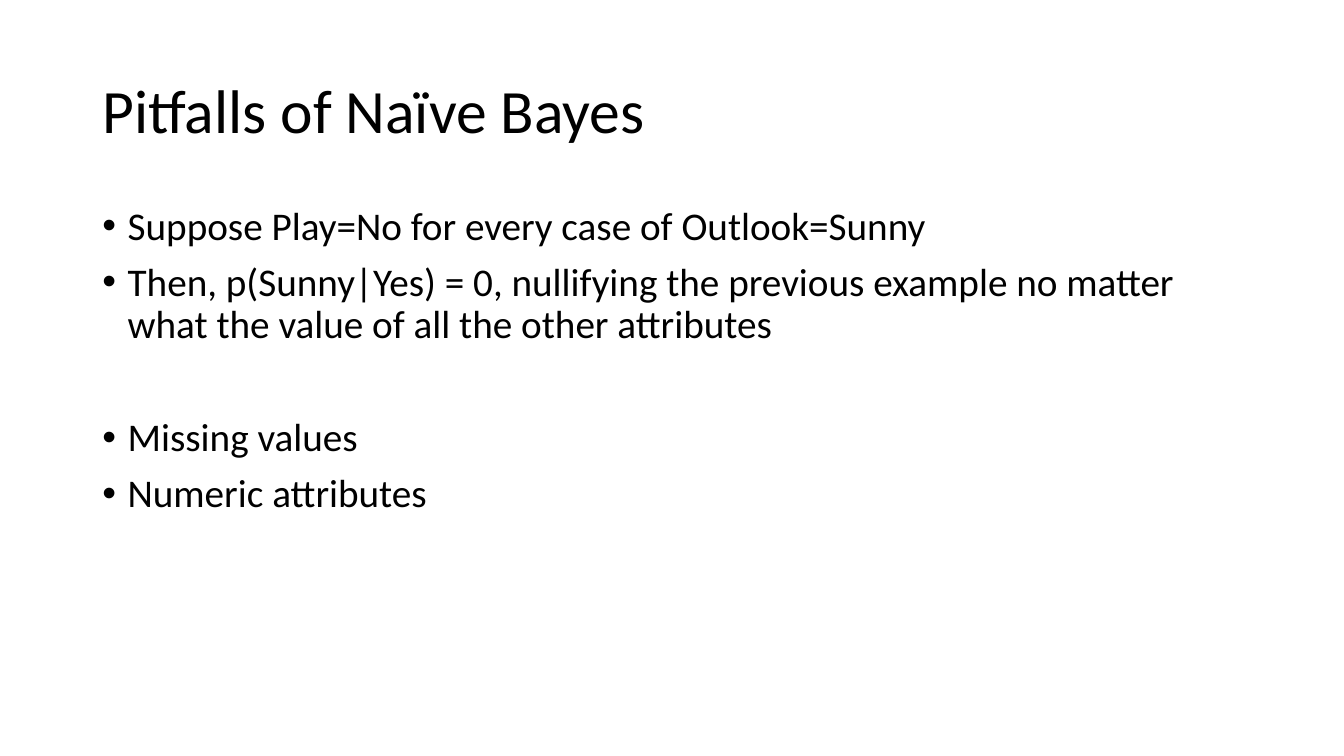
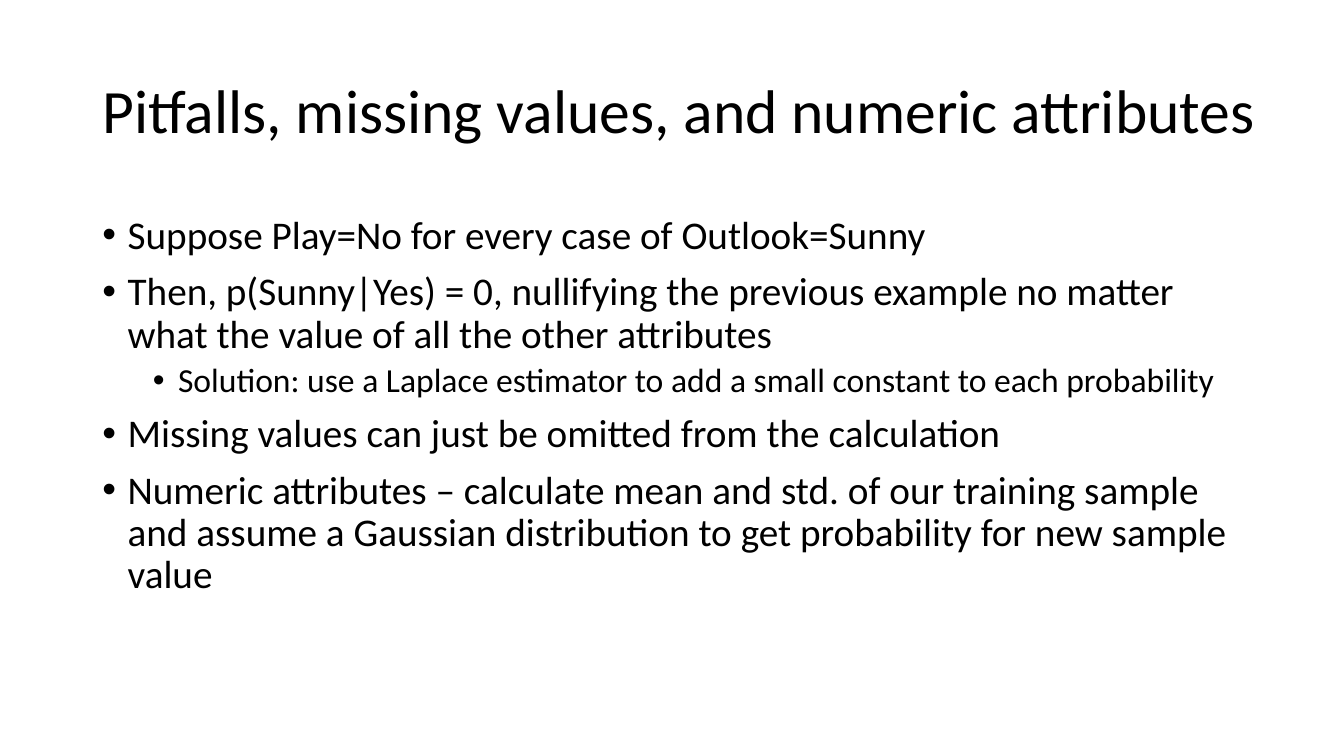
Before and after one commit to russellu/cs405, a slide deck: slide 22 of Lecture_04.pptx (slide 21 before the commit). Drawn at 1344x756 pixels with LibreOffice and Linux fonts; fonts in the diff are those of the drawing. Boxes give left, top, right and bottom in pixels: in the first picture for what was removed or moved away, otherwise in the second. Text is boxed around its words. In the diff, an @@ line names an element or a change of style, - is before the commit and + after.

```diff
--- a/Lecture_04.pptx
+++ b/Lecture_04.pptx
@@ title at (x1=102, y1=90, x2=1254, y2=144): text changed @@
-Pitfalls of Naïve Bayes
+Pitfalls, missing values, and numeric attributes
@@ text "Suppose Play=No for every case ..." moved from (x1=128, y1=212, x2=1173, y2=508) to (x1=128, y1=221, x2=1226, y2=589) @@
@@ text at (x1=128, y1=368, x2=1226, y2=589): text changed @@
-• Missing values
-• Numeric attributes
+  • Solution: use a Laplace estimator to add a small constant to each probability
+• Missing values can just be omitted from the calculation
+• Numeric attributes – calculate mean and std. of our training sample and assume a Gaussian distribution to get probability for new sample value
```
Also in this commit, not shown: 12 other slides changed, 3 slides added, 1 slide removed.
